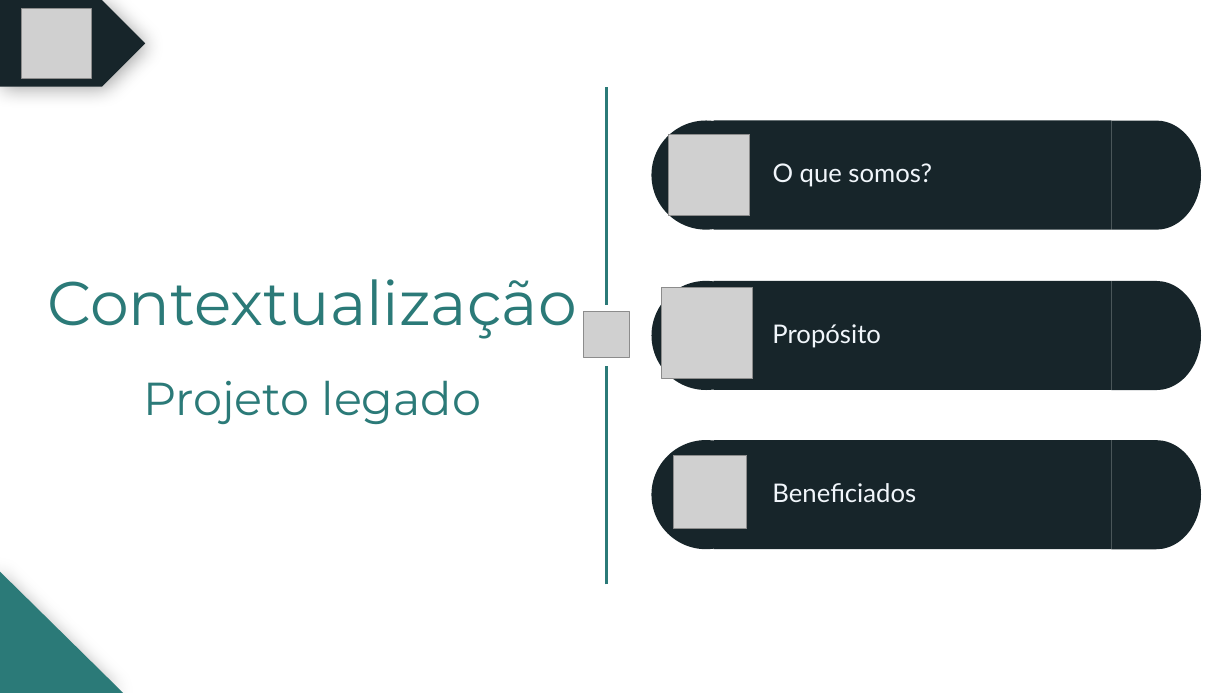
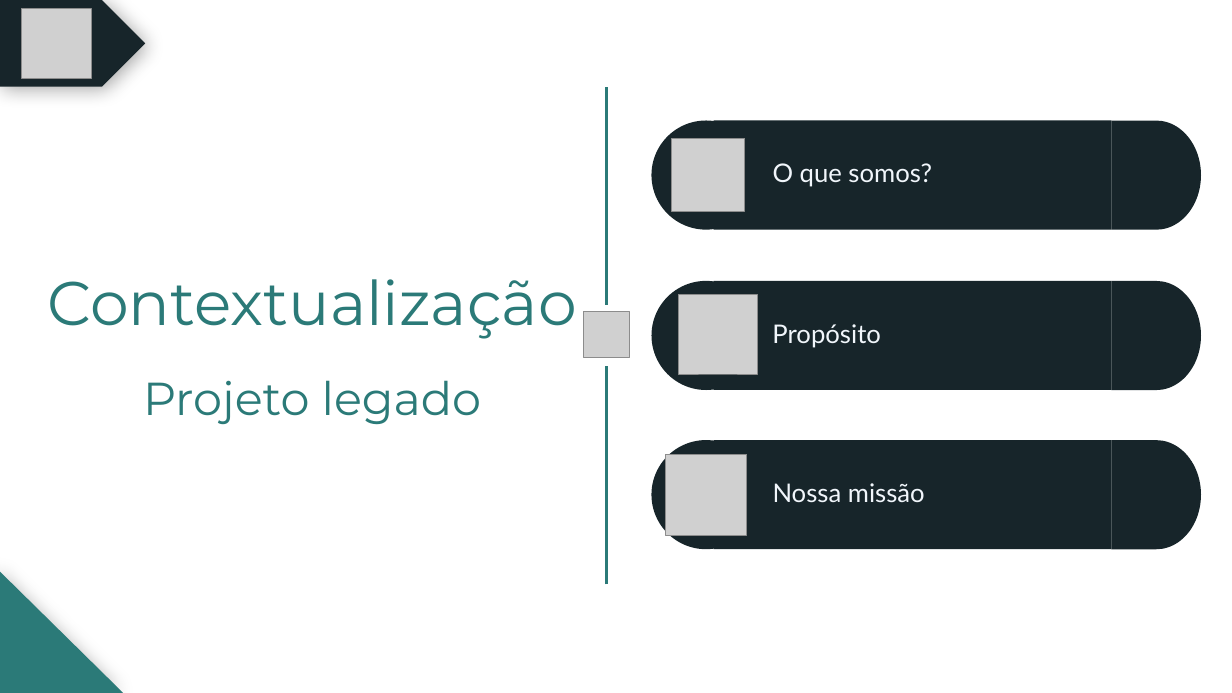
Before and after one commit to BandTec/grupo-10-ccoa-20201, a slide deck: slide 2 of MONITORAMENTO/Documentação/PPTs/Cold Stock Apresentação - Sprint 3.pptx. Drawn at 1232x693 pixels with LibreOffice and Linux fonts; fonts in the diff are those of the drawing; grey boxes stand for pictures. Boxes give left, top, right and bottom in pixels: in the first picture for what was removed or moved away, otherwise in the second. Text is boxed around its words. In the diff, an @@ line names an element or a change of style, - is before the commit and + after.

```diff
--- a/MONITORAMENTO/Documentação/PPTs/Cold Stock Apresentação - Sprint 3.pptx
+++ b/MONITORAMENTO/Documentação/PPTs/Cold Stock Apresentação - Sprint 3.pptx
@@ picture: place and size @@
-picture at [669, 134, 750, 215]
+picture at [672, 139, 745, 212]
@@ picture: place and size @@
-picture at [662, 287, 752, 378]
+picture at [678, 295, 758, 374]
@@ picture: place and size @@
-picture at [674, 456, 747, 529]
+picture at [665, 454, 747, 535]
@@ text at [773, 483, 925, 502]: text changed @@
-Beneficiados
+Nossa missão
```
Also in this commit, not shown: 7 other slides changed, 11 slides added, 9 slides removed, 1 other file.
